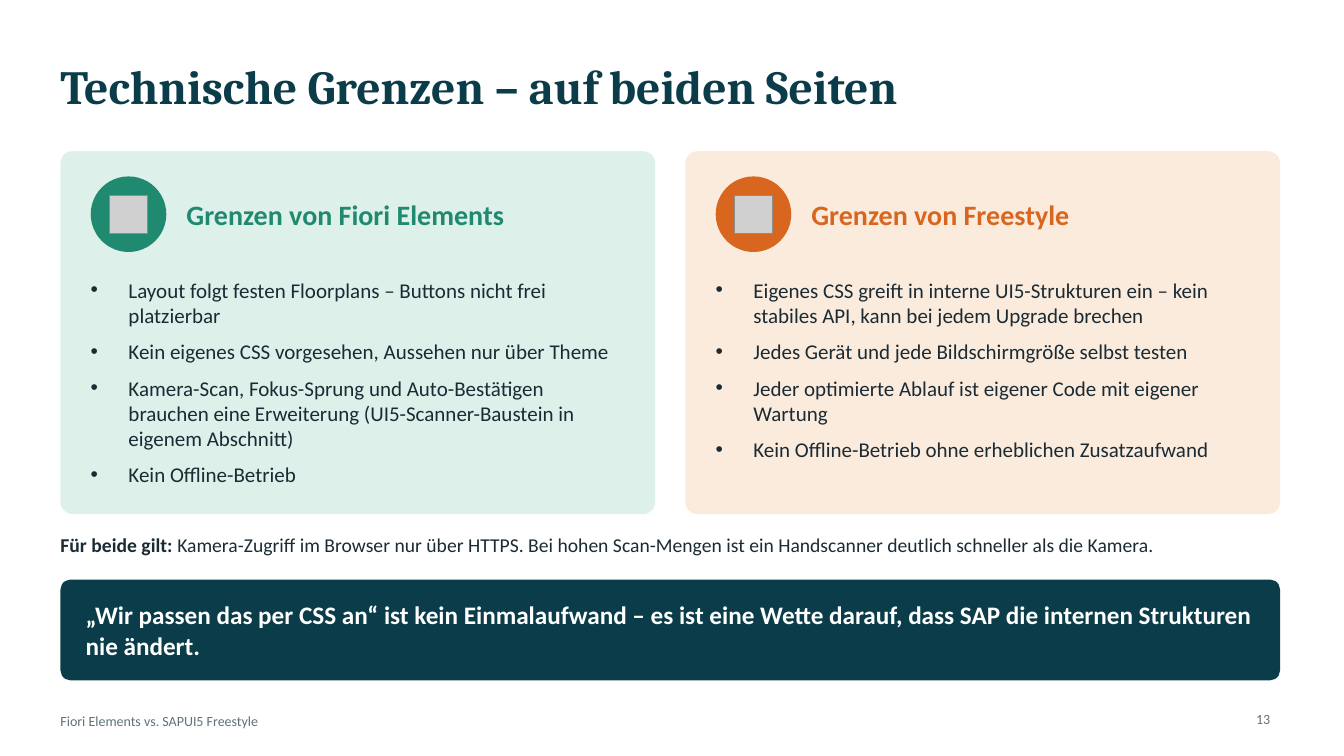
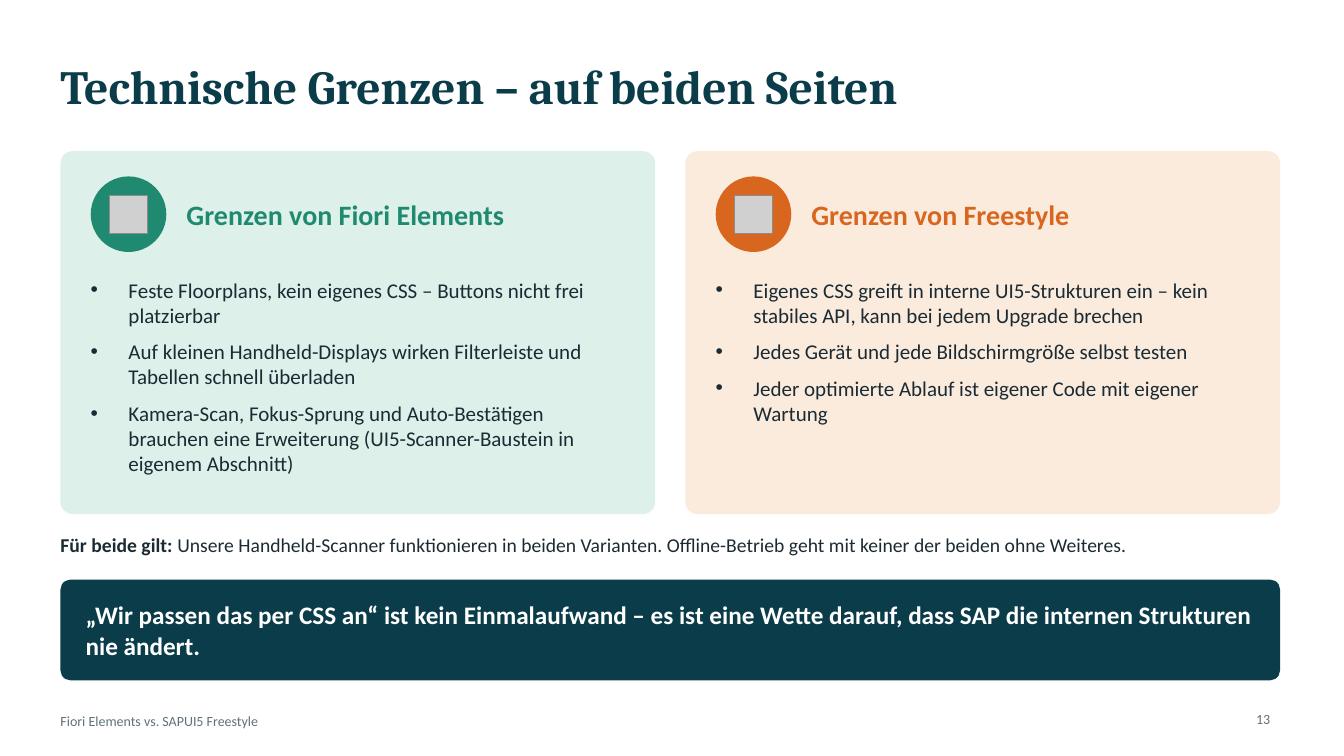
Before and after one commit to Fabs943/SAPUI5-DEMO, a slide deck: slide 13 of praesentation/Fiori_vs_Freestyle.pptx. Drawn at 1344x756 pixels with LibreOffice and Linux fonts; fonts in the diff are those of the drawing; grey boxes stand for pictures. Boxes give left, top, right and bottom in pixels: in the first picture for what was removed or moved away, otherwise in the second. Text is boxed around its words. In the diff, an @@ line names an element or a change of style, - is before the commit and + after.

```diff
--- a/praesentation/Fiori_vs_Freestyle.pptx
+++ b/praesentation/Fiori_vs_Freestyle.pptx
@@ text at <box>128,283,584,384</box>: text changed @@
-• Layout folgt festen Floorplans – Buttons nicht frei platzierbar
-• Kein eigenes CSS vorgesehen, Aussehen nur über Theme
+• Feste Floorplans, kein eigenes CSS – Buttons nicht frei platzierbar
+• Auf kleinen Handheld-Displays wirken Filterleiste und Tabellen schnell überladen
@@ text at <box>753,442,1208,457</box>: paragraph removed @@
-• Kein Offline-Betrieb ohne erheblichen Zusatzaufwand
@@ text at <box>128,467,296,482</box>: paragraph removed @@
-• Kein Offline-Betrieb
@@ text at <box>60,538,1126,556</box>: text changed @@
-Für beide gilt: Kamera-Zugriff im Browser nur über HTTPS. Bei hohen Scan-Mengen ist ein Handscanner deutlich schneller als die Kamera.
+Für beide gilt: Unsere Handheld-Scanner funktionieren in beiden Varianten. Offline-Betrieb geht mit keiner der beiden ohne Weiteres.
```
Also in this commit, not shown: 6 other slides changed, 3 slides added.
